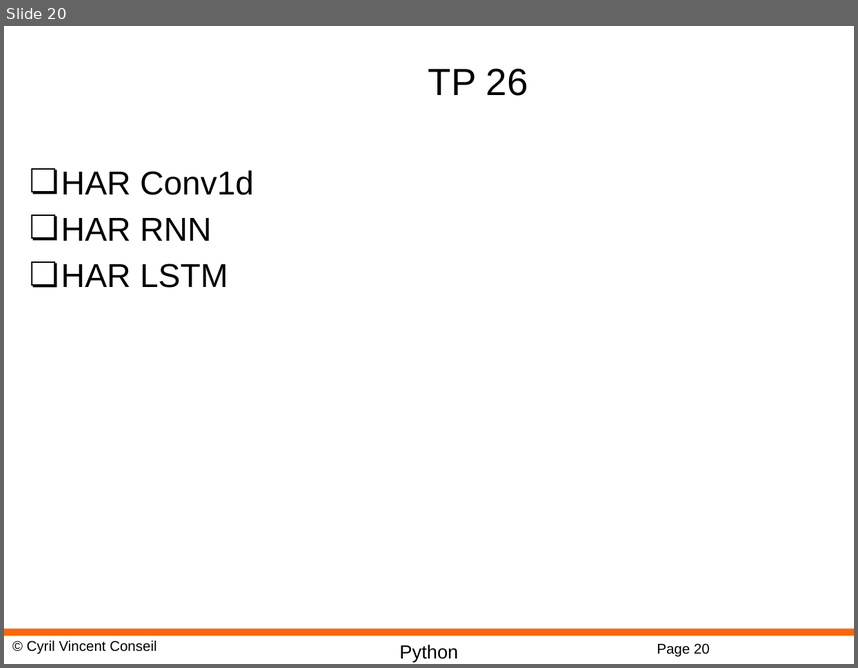
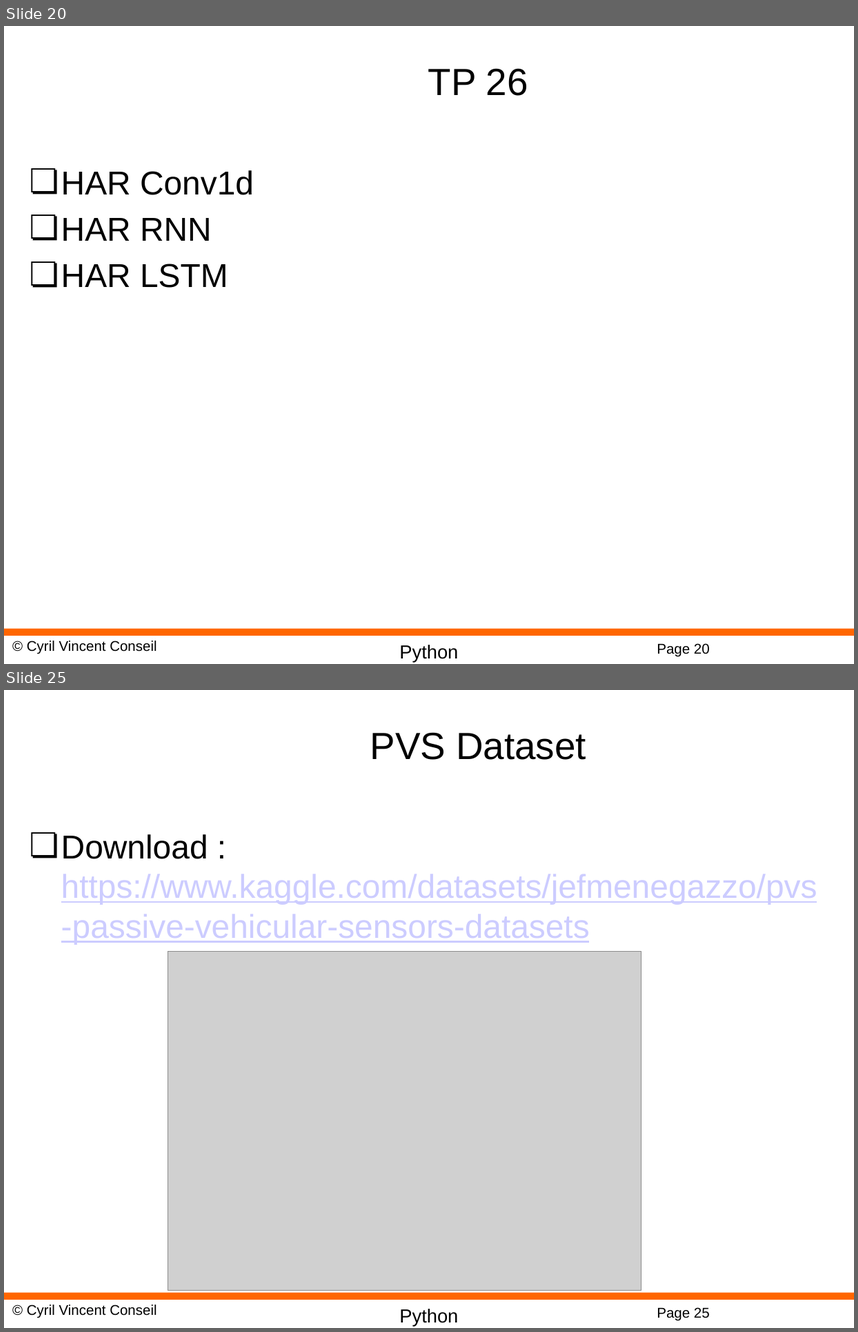
Before and after one commit to cyrilvincent/iot-ai, a slide deck: ppt/IoTAI26-RNN.pptx. Shown one above the other, each under a label of ours: slide 20 before the commit, slides 20 and 25 after it; the slides between them are not shown. The pictures are 858x668 and 858x1332 pixels, drawn with LibreOffice and Linux fonts; fonts in the diff are those of the drawing; grey boxes stand for pictures; background and template pictures are left out. Boxes give left, top, right and bottom in pixels: in the first picture for what was removed or moved away, otherwise in the second. Text is boxed around its words. In the diff, an @@ line names an element or a change of style, - is before the commit and + after.

```diff
--- a/ppt/IoTAI26-RNN.pptx
+++ b/ppt/IoTAI26-RNN.pptx
@@ slide 25 added at (4, 690, 854, 1328), background #FFFFFF; not listed: 4 template elements that a slide beside it also shows @@
@@ title added at (370, 732, 586, 760), 32 pt, text #000000 @@
+PVS Dataset
@@ text added at (61, 834, 818, 944), 28 pt, text #CCCCFF, underline @@
+❏ Download : https://www.kaggle.com/datasets/jefmenegazzo/pvs-passive-vehicular-sensors-datasets
@@ picture added at (168, 951, 642, 1290) @@
```
Also in this commit, not shown: 4 other slides added, 5 other files.
